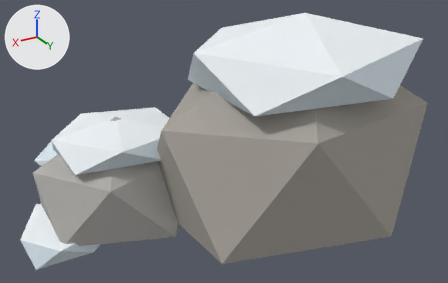
Renders of the glTF model Models/winter/rock_cluster_snow_small.glb from each side of a commit.
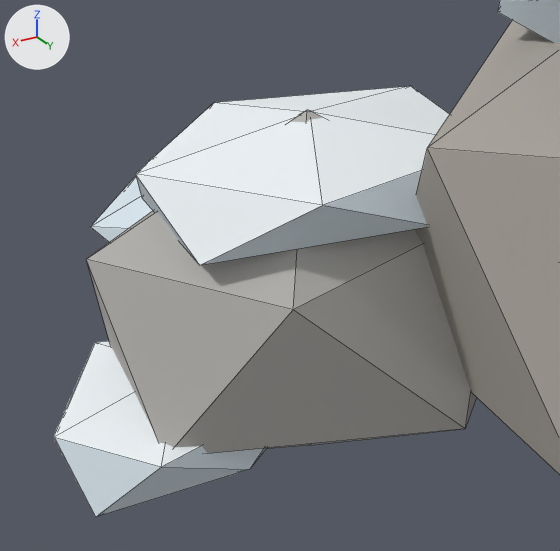
Each version appears first whole from a 50 mm camera at (0.776, 1.023, 0.725) aimed at (0.079, -0.139, 0.144), and next in a close-up on the part from 0% to 47% of the width and 26% to 100% of the height. Lighting does not change. The marker at upper left points along +X, +Y and +Z. The last two pictures show the newer version. The close-ups show mesh edges as thin lines. Vertices at exactly the same position are counted once.

In view in the first close-up: 'rock_cluster_snow_small'.
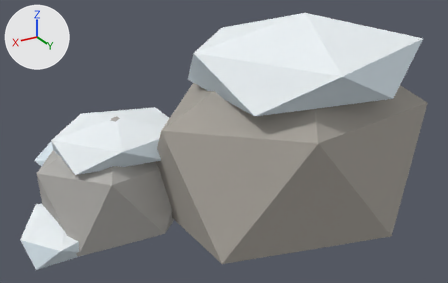
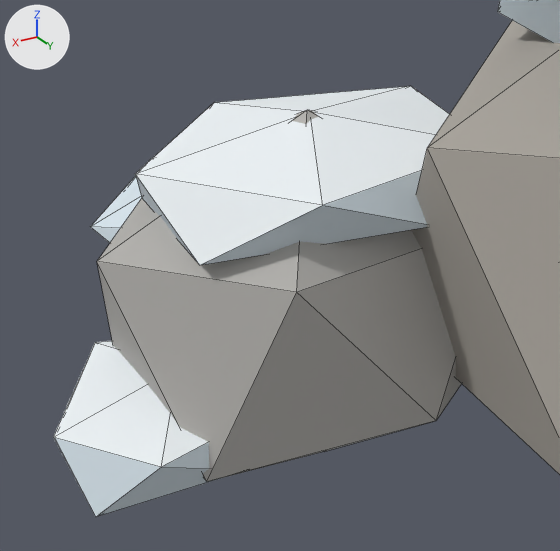
Boxes [x1, y1, x2, y2] around the edits, measured in the close-ups (560 x 551 px; the box of a moved part takes in the faces that stretch with it):
part 1 of me_rock_cluster_snow_small, moved or reshaped: before [87, 110, 477, 453]; after [97, 110, 462, 482]

Edits to the bpy script that builds the scene:
```text
Change me_rock_cluster_snow_small:
    where me_rock_cluster_snow_small.from_pydata(...)  # 84 vertices, 140 faces; spans x -0.314..0.572, y -0.628..0.241, z -0.085..0.468
    used by ob_rock_cluster_snow_small; location = (0.0, 0.0, 0.0)
    me_rock_cluster_snow_small part 1
    me_rock_cluster_snow_small.vertices[40].co: (0.356, -0.157, -0.057) -> (0.346, -0.15, -0.062)  # pixel (309, 445) -> pixel (324, 451)
    me_rock_cluster_snow_small.vertices[44].co: (0.283, 0.004, 0.023) -> (0.306, -0.001, 0.035)  # pixel (465, 428) -> pixel (436, 420)
    me_rock_cluster_snow_small.vertices[45].co: (0.506, -0.059, 0.035) -> (0.479, -0.05, 0.009)  # not seen -> pixel (206, 481)
    me_rock_cluster_snow_small.vertices[46].co: (0.39, -0.297, 0.153) -> (0.414, -0.31, 0.165)
    me_rock_cluster_snow_small.vertices[47].co: (0.214, -0.251, 0.165) -> (0.216, -0.245, 0.18)
    me_rock_cluster_snow_small.vertices[48].co: (0.216, -0.056, 0.18) -> (0.214, -0.067, 0.16)
    me_rock_cluster_snow_small.vertices[49].co: (0.414, -0.008, 0.16) -> (0.411, -0.004, 0.175)  # pixel (293, 309) -> pixel (296, 292)
    me_rock_cluster_snow_small.vertices[50].co: (0.525, -0.15, 0.169) -> (0.518, -0.15, 0.166)  # pixel (86, 259) -> pixel (96, 261)
```
